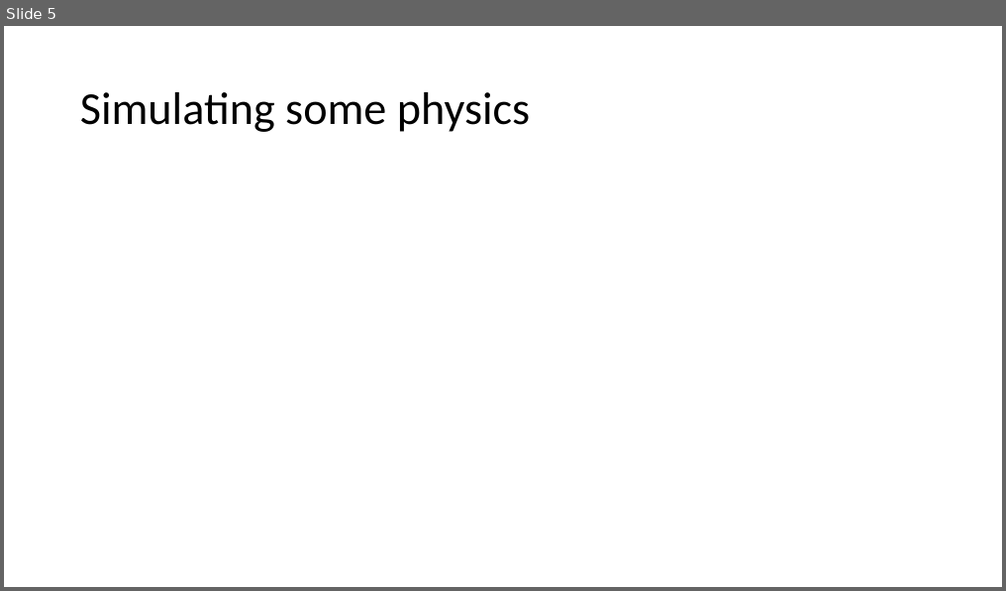
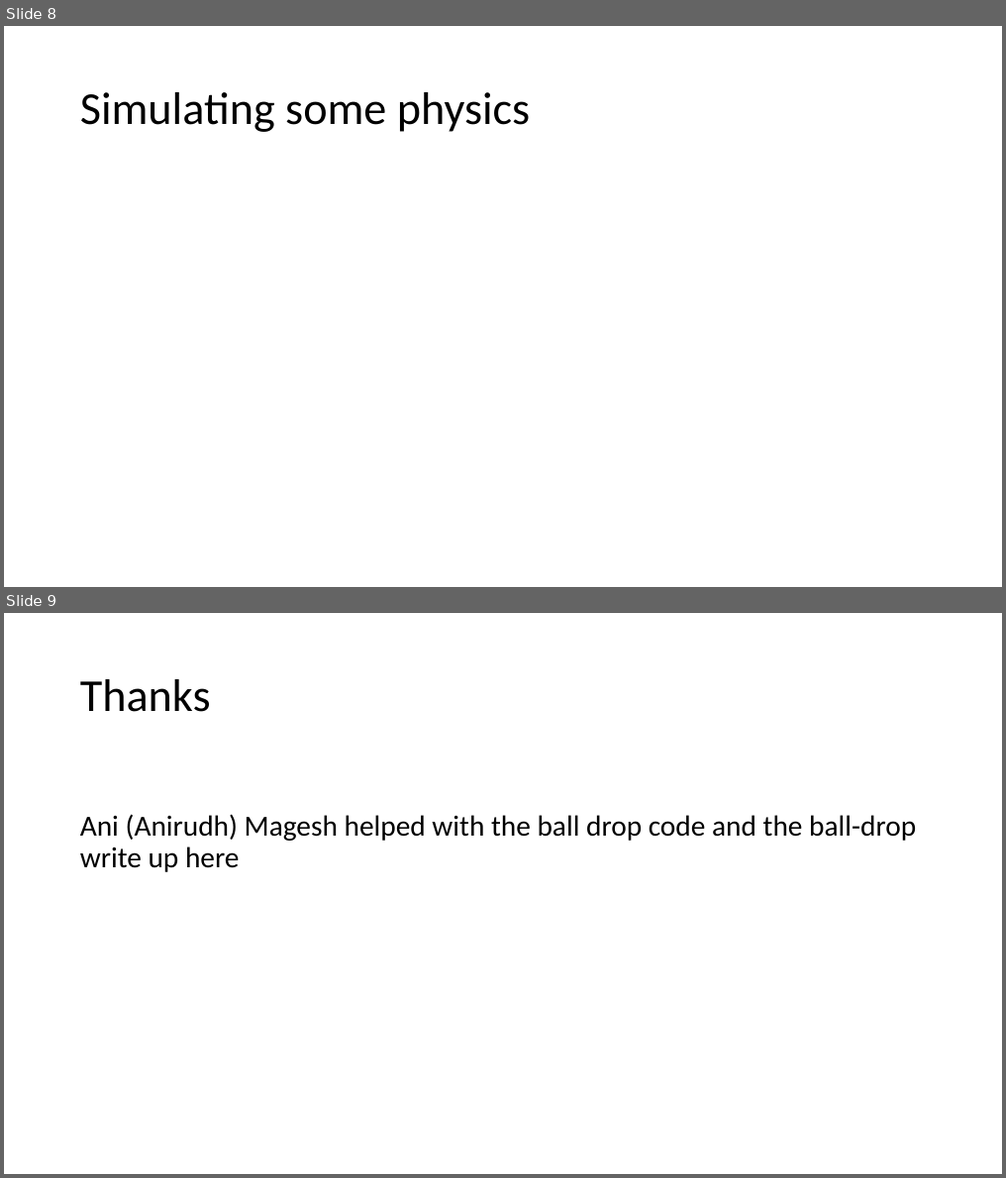
Before and after one commit to wonder-phil/AI-IoT-2025, a slide deck: p07/A-frame-additional-geom-objects.pptx. Shown one above the other, each under a label of ours: slide 5 before the commit, slides 8 and 9 after it. The pictures are 1006x591 and 1006x1178 pixels, drawn with LibreOffice and Linux fonts; fonts in the diff are those of the drawing. Boxes give left, top, right and bottom in pixels: in the first picture for what was removed or moved away, otherwise in the second. Text is boxed around its words. In the diff, an @@ line names an element or a change of style, - is before the commit and + after.

Commit message:
additions from Ani (Anirudh) Magesh

```diff
--- a/p07/A-frame-additional-geom-objects.pptx
+++ b/p07/A-frame-additional-geom-objects.pptx
@@ slide 9 added at [4,613,1002,1174], background #FFFFFF @@
@@ title added at [80,679,211,712], 44 pt, text #000000 @@
+Thanks
@@ text added at [80,814,916,872], 28 pt, text #000000 @@
+Ani (Anirudh) Magesh helped with the ball drop code and the ball-drop write up here
@@ what was slide 5 is now slide 8 @@
```
Also in this commit, not shown: 3 other slides added, 2 other files.
